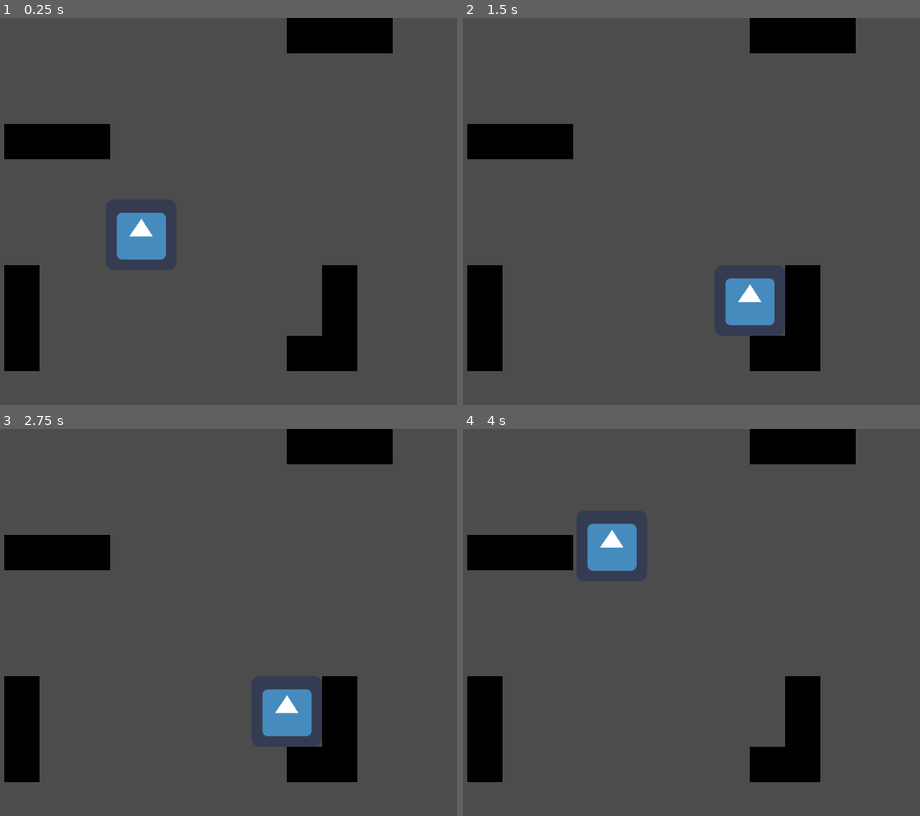
Above: before the commit, frames 1-4 (two rows, left to right).
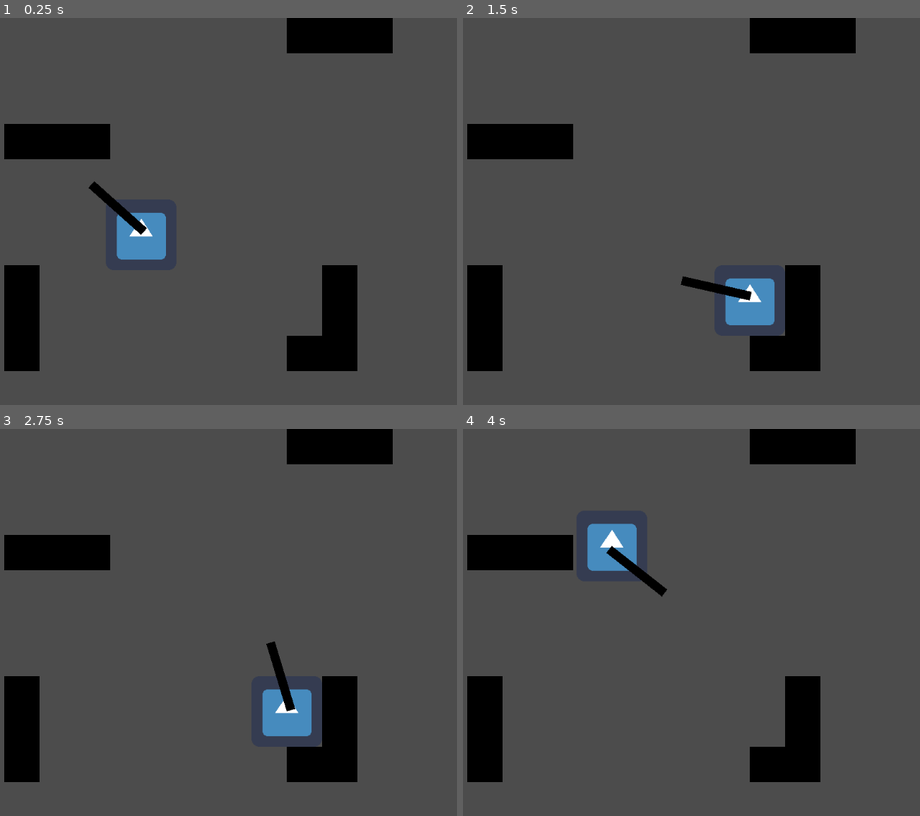
Above: after the commit, the same moments.

Repository: Develarooio/hoho-ohno
Game: Godot game, scene res://Levels/ClaytonTestLevel.tscn
Same seed, same stepped clock (60 frames per second), same inputs: the game is played once before the commit and once after it. The project has no main scene, so this scene is started directly. The engine's default icon, where the game draws it, is replaced by a stand-in: a white triangle on a blue panel in a dark square.
Inputs (mouse positions are in pixels of both pictures, inside the frame that each line leads up to):
- Up to frame 1 (0.25 s): no input
- Up to frame 2 (1.5 s): tap Enter at 0.5 s; move the mouse to (769, 207) at 0.52 s; hold D (right) 0.53-1.28 s; click (769, 207) at 0.6 s; move the mouse to (531, 250) at 1.27 s; hold S (down) from 1.28 s (still down); tap Space (dash) at 1.35 s
- Up to frame 3 (2.75 s): click (68, 661) at 1.55 s; tap Space (dash) at 2 s; move the mouse to (237, 548) at 2.02 s; release S (down) at 2.03 s; hold D (right) from 2.03 s (still down); click (237, 548) at 2.1 s
- Up to frame 4 (4 s): tap Enter at 2.75 s; move the mouse to (613, 726) at 2.77 s; release D (right) at 2.78 s; hold W (up) 2.78-3.53 s; click (613, 726) at 2.85 s; move the mouse to (814, 703) at 3.52 s; hold A (left) from 3.53 s (still down); tap Space (dash) at 3.6 s; click (814, 703) at 3.8 s

The runs differ from the first frame. In frame 1, 0.4% of the frame differs, in the area x 19-33%, y 42-57%; in frame 2, 0.4%; in frame 3, 0.4%; in frame 4, 0.4%, in the area x 31-45%, y 30-44%.

Commit message:
rotating gun

Diff:
--- a/Levels/ClaytonTestLevel.tscn
+++ b/Levels/ClaytonTestLevel.tscn
@@ -3,7 +3,7 @@
 [ext_resource path="res://Tilesets/walls.tres" type="TileSet" id=1]
 [ext_resource path="res://Player/Player.tscn" type="PackedScene" id=2]
 
-[node name="ClaytonTestLevel" type="Node2D" index="0"]
+[node name="ClaytonTestLevel" type="Node2D"]
 
 [node name="TileMap" type="TileMap" parent="." index="0"]
 
--- a/Node2D.gd
+++ b/Player/Gun/Gun.gd
@@ -5,9 +5,14 @@
 # var b = "textvar"
 
 func _ready():
-	global.say_hi()
+	# Called when the node is added to the scene for the first time.
+	# Initialization here
+	pass
 
 #func _process(delta):
 #	# Called every frame. Delta is time since last frame.
 #	# Update game logic here.
 #	pass
+
+func shoot(angle):
+	pass
--- /dev/null
+++ b/Player/Gun/Gun.tscn
@@ -0,0 +1,15 @@
+[gd_scene load_steps=3 format=2]
+
+[ext_resource path="res://Player/Gun/Gun.gd" type="Script" id=1]
+[ext_resource path="res://Player/Gun/gun_placeholder.png" type="Texture" id=2]
+
+[node name="Gun" type="Node2D"]
+
+script = ExtResource( 1 )
+_sections_unfolded = [ "Transform" ]
+
+[node name="Sprite" type="Sprite" parent="." index="0"]
+
+texture = ExtResource( 2 )
+centered = false
+_sections_unfolded = [ "Offset" ]
--- a/Player/Player.gd
+++ b/Player/Player.gd
@@ -4,12 +4,26 @@
 export var dash_speed = 1100
 export var default_speed = 400
 var can_dash = true
+var aiming
 
 func _ready():
 	speed = default_speed
 
 func _process(delta):
 	move()
+	aim()
+	shoot()
+
+func shoot():
+	if Input.is_action_just_pressed('shoot'):
+		$Gun.shoot(aiming)
+
+func aim():
+	var mouse_pos = get_global_mouse_position()
+	var aiming_vector = (mouse_pos - global_position)
+	if aiming_vector.length() > 10:
+		aiming = aiming_vector.angle() * 180/PI
+		$Gun.rotation_degrees = aiming
 
 func move():
 	var direction = Vector2(0,0)
--- a/Player/Player.tscn
+++ b/Player/Player.tscn
@@ -1,7 +1,8 @@
-[gd_scene load_steps=4 format=2]
+[gd_scene load_steps=5 format=2]
 
 [ext_resource path="res://Player/Player.gd" type="Script" id=1]
 [ext_resource path="res://icon.png" type="Texture" id=2]
+[ext_resource path="res://Player/Gun/Gun.tscn" type="PackedScene" id=3]
 
 [sub_resource type="RectangleShape2D" id=1]
 
@@ -40,6 +41,8 @@
 one_shot = false
 autostart = false
 
+[node name="Gun" parent="." index="4" instance=ExtResource( 3 )]
+
 [connection signal="timeout" from="DashCoolDown" to="." method="_on_DashCoolDown_timeout"]
 
 [connection signal="timeout" from="DashDuration" to="." method="_on_DashDuration_timeout"]
--- a/project.godot
+++ b/project.godot
@@ -33,6 +33,8 @@
  ]
 dash=[ Object(InputEventKey,"resource_local_to_scene":false,"resource_name":"","device":0,"alt":false,"shift":false,"control":false,"meta":false,"command":false,"pressed":false,"scancode":32,"unicode":0,"echo":false,"script":null)
  ]
+shoot=[ Object(InputEventMouseButton,"resource_local_to_scene":false,"resource_name":"","device":0,"alt":false,"shift":false,"control":false,"meta":false,"command":false,"button_mask":0,"position":Vector2( 0, 0 ),"global_position":Vector2( 0, 0 ),"factor":1.0,"button_index":1,"pressed":false,"doubleclick":false,"script":null)
+ ]
 
 [rendering]
 
Binary file added: Player/Gun/gun_placeholder.png
Not shown, added: Player/Gun/gun_placeholder.png.import
Not shown, added: Player/Gun/gun_placeholder.png~
